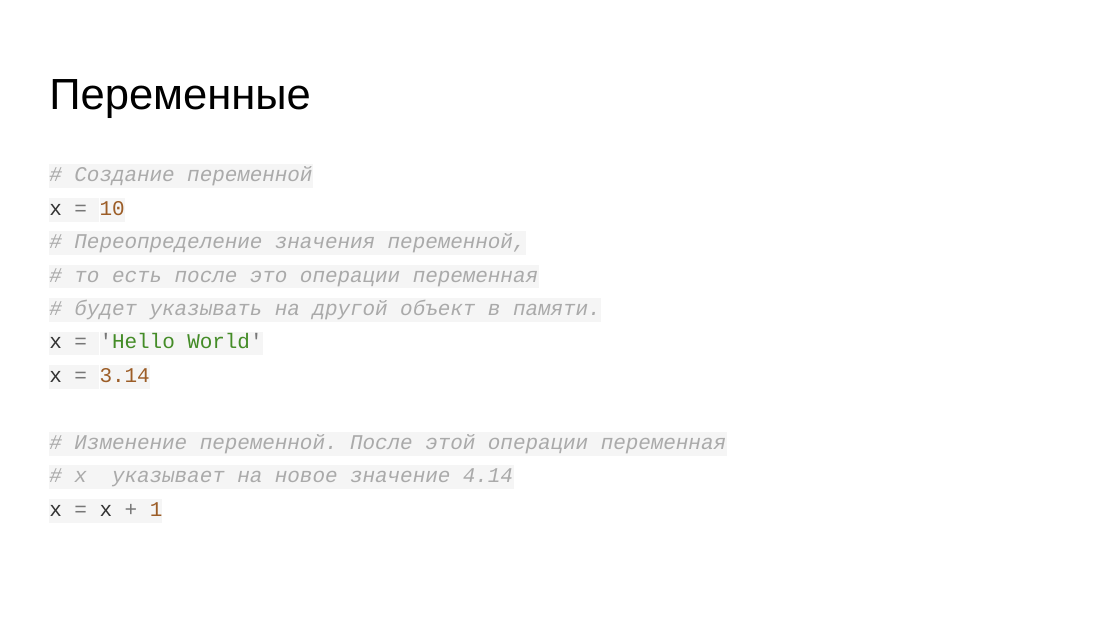
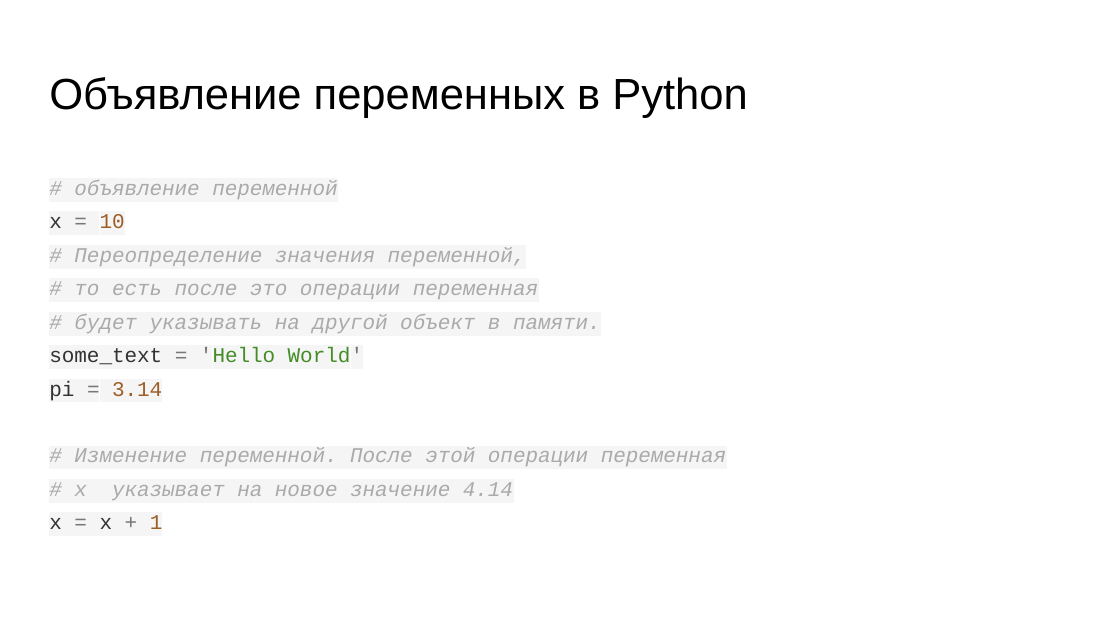
Before and after one commit to skhayrulin/python_course, a slide deck: slide 53 of lecture/Lecture2.pptx (slide 18 before the commit). Drawn at 1120x630 pixels with LibreOffice and Linux fonts; fonts in the diff are those of the drawing. Boxes give left, top, right and bottom in pixels: in the first picture for what was removed or moved away, otherwise in the second. Text is boxed around its words. In the diff, an @@ line names an element or a change of style, - is before the commit and + after.

```diff
--- a/lecture/Lecture2.pptx
+++ b/lecture/Lecture2.pptx
@@ title at [49,77,747,118]: text changed @@
-Переменные
+Объявление переменных в Python
@@ text "# объявление переменной": place and size @@
-text "# объявление переменной" at [49,166,726,516]
+text "# объявление переменной" at [49,180,726,529]
@@ text at [74,180,337,199]: text changed @@
-# Создание переменной
+# объявление переменной
@@ text at [49,347,363,401]: text changed; text colour #448C27 to #333333 @@
-x = 'Hello World'
-x = 3.14
+some_text = 'Hello World'
+pi = 3.14
```
Also in this commit, not shown: 9 other slides changed, 50 slides added, 2 slides removed, 1 other file.
